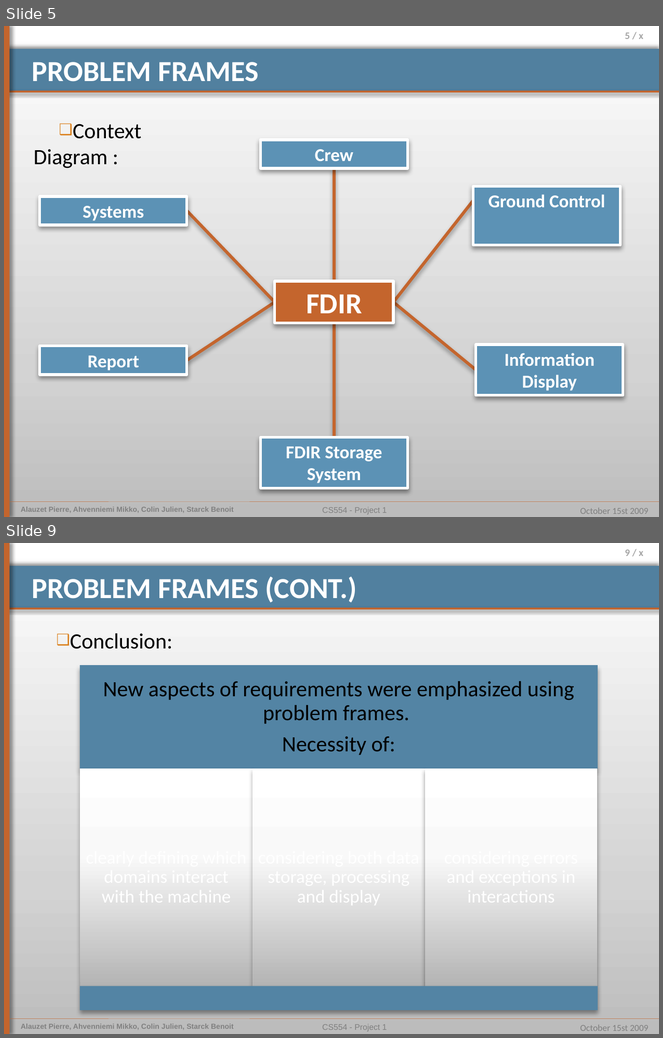
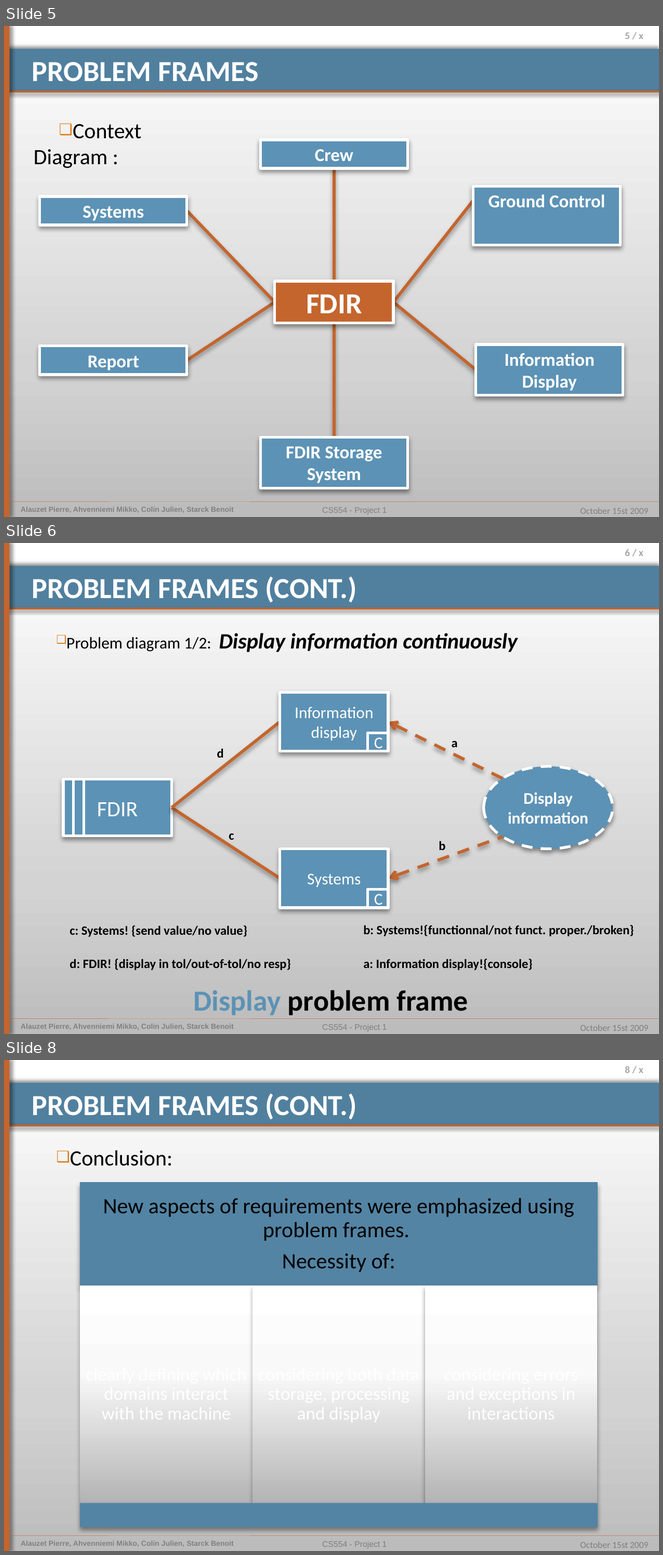
Before and after one commit to pierrealauzet/euroteam, a slide deck: Project 1/Part Final/CS554_EuroTeam_Project1.pptx. Shown one above the other, each under a label of ours: slides 5 and 9 before the commit, slides 5, 6 and 8 after it; the slides between them are not shown. The pictures are 663x1038 and 663x1555 pixels, drawn with LibreOffice and Linux fonts; fonts in the diff are those of the drawing. Boxes give left, top, right and bottom in pixels: in the first picture for what was removed or moved away, otherwise in the second. Text is boxed around its words. In the diff, an @@ line names an element or a change of style, - is before the commit and + after.

```diff
--- a/Project 1/Part Final/CS554_EuroTeam_Project1.pptx
+++ b/Project 1/Part Final/CS554_EuroTeam_Project1.pptx
@@ slide 6 added at [4, 543, 659, 1034], background gradient #BDBDBD to #D3D3D3 to #FFFFFF; not listed: 9 template elements that a slide beside it also shows @@
@@ title added at [32, 576, 357, 603], 32 pt, text #FFFFFF, bold @@
+PROBLEM FRAMES (CONT.)
@@ text added at [66, 633, 518, 652], 24 pt, text #000000, bold, italic @@
+❑ Problem diagram 1/2: Display information continuously
@@ rectangle added at [280, 692, 388, 752], fill #5C92B5, outline #FFFFFF 3 pt, 18 pt, text #FFFFFF @@
+Information display
@@ line added from (172, 808) to (280, 722), #C4652D 3.35 pt @@
@@ arrow added from (503, 779) to (389, 722), #C4652D 3.35 pt dashed @@
@@ rectangle added at [367, 733, 388, 752], fill #5C92B5, outline #FFFFFF 3 pt, 18 pt, text #FFFFFF @@
+C
@@ text added at [452, 741, 458, 747], 14 pt, text #000000, bold @@
+a
@@ text added at [217, 748, 224, 758], 14 pt, text #000000, bold @@
+d
@@ ellipse added at [483, 767, 613, 849], fill #5C92B5, outline #FFFFFF 3 pt dashed @@
@@ rectangle added at [64, 780, 172, 836], fill #5C92B5, outline #FFFFFF 3 pt, 24 pt, text #FFFFFF @@
+FDIR
@@ line added from (74, 780) to (74, 836), #FFFFFF 3 pt @@
@@ line added from (84, 780) to (84, 836), #FFFFFF 3 pt @@
@@ line added from (172, 808) to (280, 878), #C4652D 3.35 pt @@
@@ text added at [508, 793, 588, 824], 18 pt, text #FFFFFF, bold @@
+Display information
@@ text added at [229, 834, 234, 844], 14 pt, text #000000, bold @@
+c
@@ arrow added from (503, 837) to (389, 878), #C4652D 3.35 pt dashed @@
@@ rectangle added at [280, 849, 388, 908], fill #5C92B5, outline #FFFFFF 3 pt, 18 pt, text #FFFFFF @@
+Systems
@@ text added at [439, 841, 445, 850], 14 pt, text #000000, bold @@
+b
@@ rectangle added at [367, 890, 388, 908], fill #5C92B5, outline #FFFFFF 3 pt, 18 pt, text #FFFFFF @@
+C
@@ text added at [70, 926, 247, 937], 14 pt, text #000000, bold @@
+c: Systems! {send value/no value}
@@ text added at [363, 925, 634, 937], 14 pt, text #000000, bold @@
+b: Systems!{functionnal/not funct. proper./broken}
@@ text added at [70, 959, 291, 970], 14 pt, text #000000, bold @@
+d: FDIR! {display in tol/out-of-tol/no resp}
@@ text added at [363, 959, 533, 970], 14 pt, text #000000, bold @@
+a: Information display!{console}
@@ text added at [194, 990, 468, 1016], 32 pt, text #000000, bold @@
+Display problem frame
@@ what was slide 9 is now slide 8 @@
@@ page number at [625, 1066, 644, 1073]: text changed @@
-9 / x
+8 / x
```
Also in this commit, not shown: 3 slides changed, 2 slides removed.
